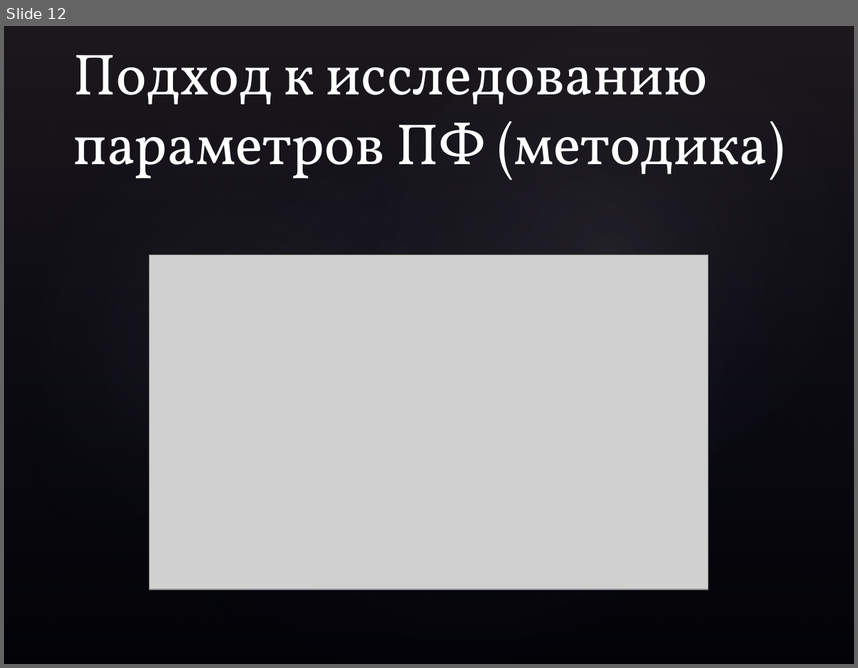
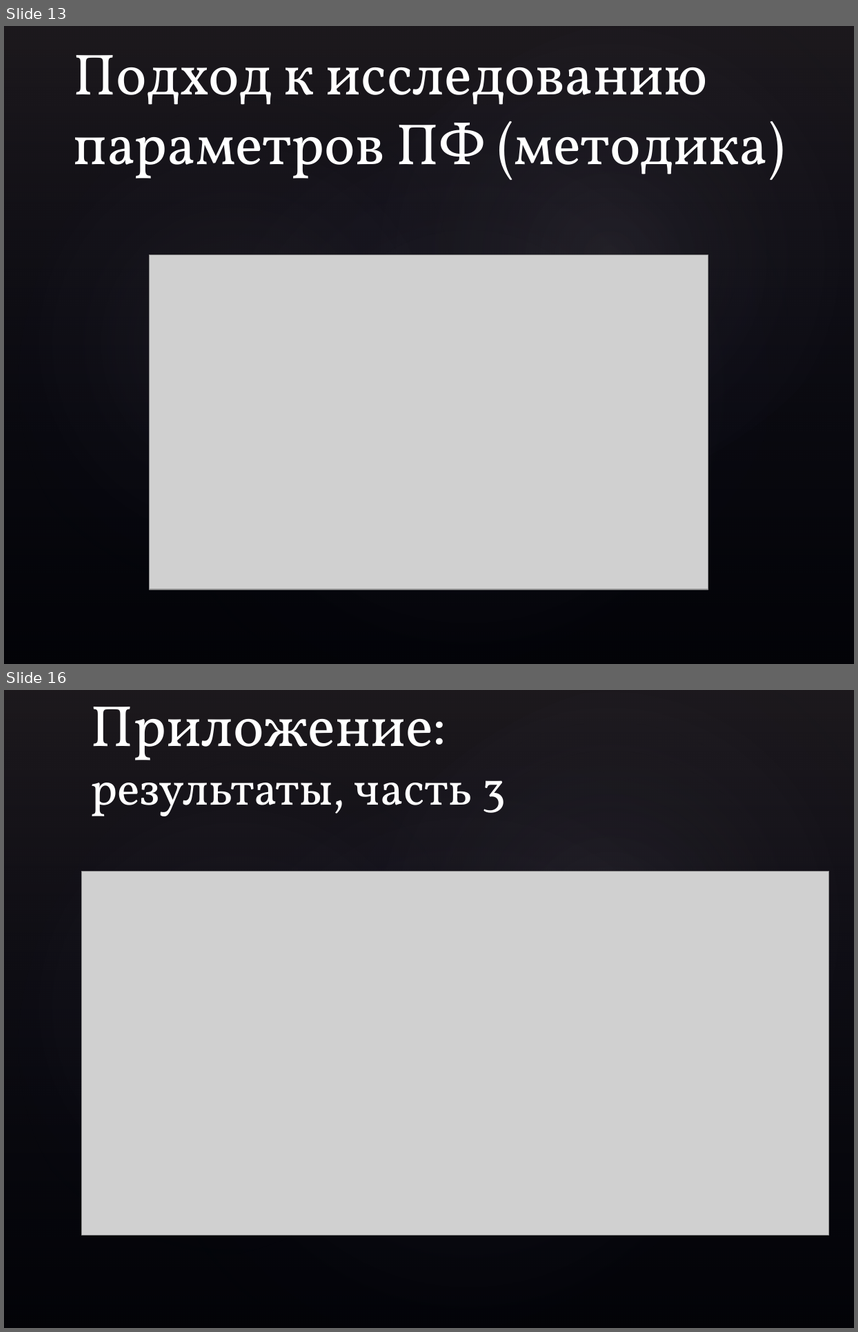
Before and after one commit to neKonferenciya/LabWork, a slide deck: Тексты/Презентация.pptx. Shown one above the other, each under a label of ours: slide 12 before the commit, slides 13 and 16 after it; the slides between them are not shown. The pictures are 858x668 and 858x1332 pixels, drawn with LibreOffice and Linux fonts; fonts in the diff are those of the drawing; grey boxes stand for pictures; background and template pictures are left out. Boxes give left, top, right and bottom in pixels: in the first picture for what was removed or moved away, otherwise in the second. Text is boxed around its words. In the diff, an @@ line names an element or a change of style, - is before the commit and + after.

```diff
--- a/Тексты/Презентация.pptx
+++ b/Тексты/Презентация.pptx
@@ slide 16 added at (x1=4, y1=690, x2=854, y2=1328), background picture (left out); not listed: 4 template elements that a slide beside it also shows @@
@@ title added at (x1=90, y1=707, x2=506, y2=816), 40 pt, text #FFFFFF @@
+Приложение:
+результаты, часть 3
@@ picture added at (x1=82, y1=871, x2=829, y2=1235) @@
@@ what was slide 12 is now slide 13 @@
```
Also in this commit, not shown: 7 slides changed, 2 other slides added, 17 other files.
